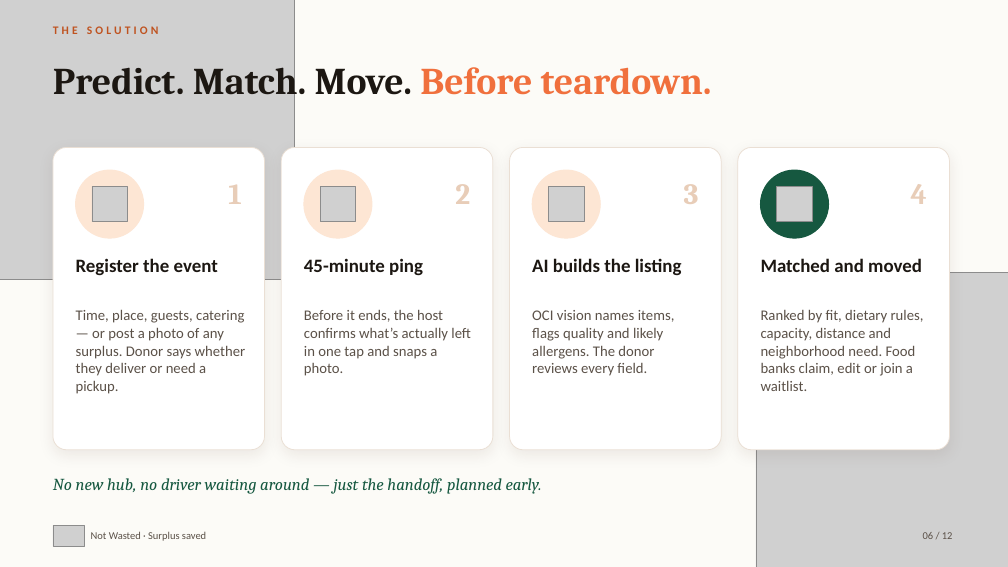
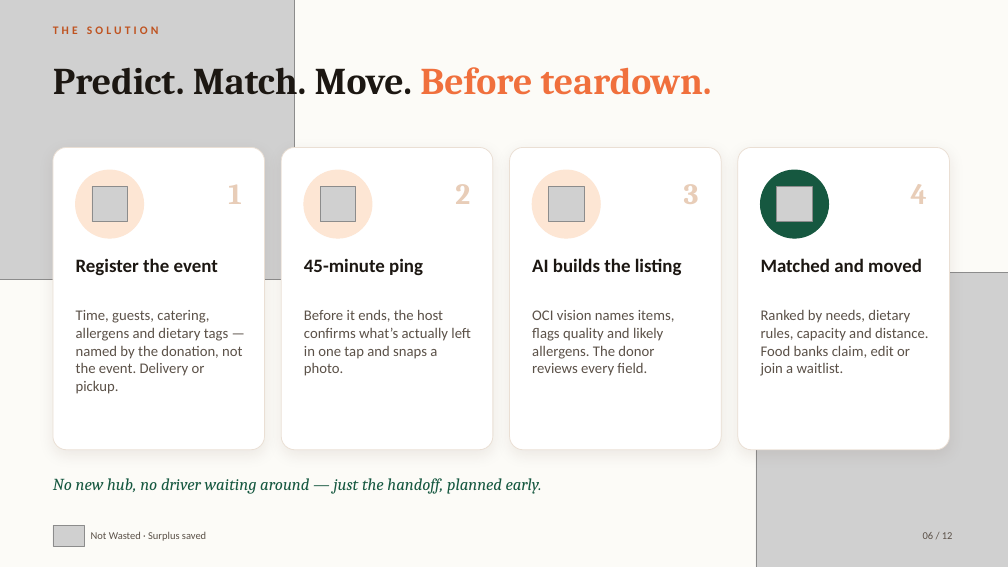
Before and after one commit to ShivanshShalabh/not-wasted, a slide deck: slide 6 of hackcathons/Not-Wasted-Pitch.pptx. Drawn at 1008x567 pixels with LibreOffice and Linux fonts; fonts in the diff are those of the drawing; grey boxes stand for pictures. Boxes give left, top, right and bottom in pixels: in the first picture for what was removed or moved away, otherwise in the second. Text is boxed around its words. In the diff, an @@ line names an element or a change of style, - is before the commit and + after.

```diff
--- a/hackcathons/Not-Wasted-Pitch.pptx
+++ b/hackcathons/Not-Wasted-Pitch.pptx
@@ text at box(76, 310, 242, 394): text changed @@
-Time, place, guests, catering — or post a photo of any surplus. Donor says whether they deliver or need a pickup.
+Time, guests, catering, allergens and dietary tags — named by the donation, not the event. Delivery or pickup.
@@ text at box(761, 309, 928, 376): text changed @@
-Ranked by fit, dietary rules, capacity, distance and neighborhood need. Food banks claim, edit or join a waitlist.
+Ranked by needs, dietary rules, capacity and distance. Food banks claim, edit or join a waitlist.
```
Also in this commit, not shown: 3 other slides changed.
